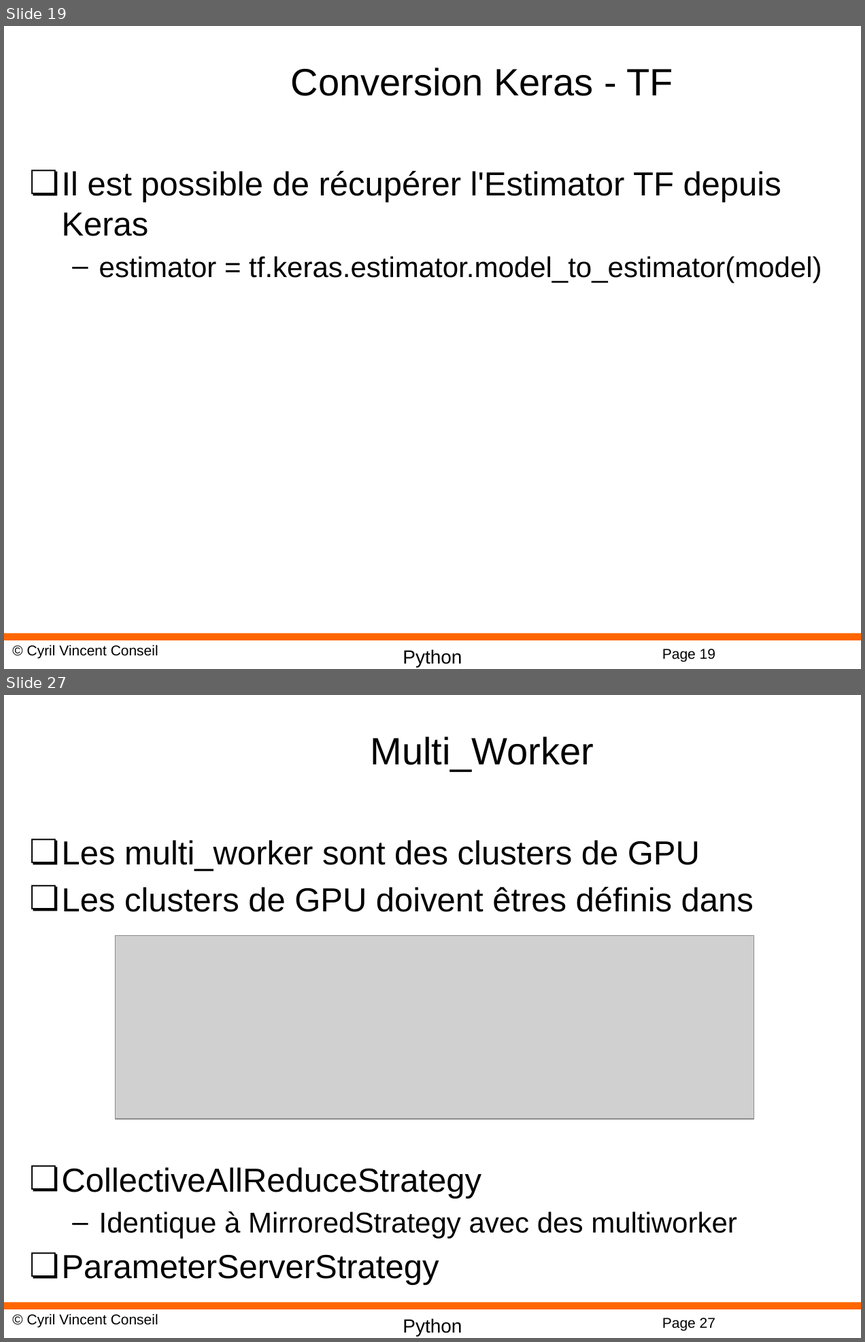
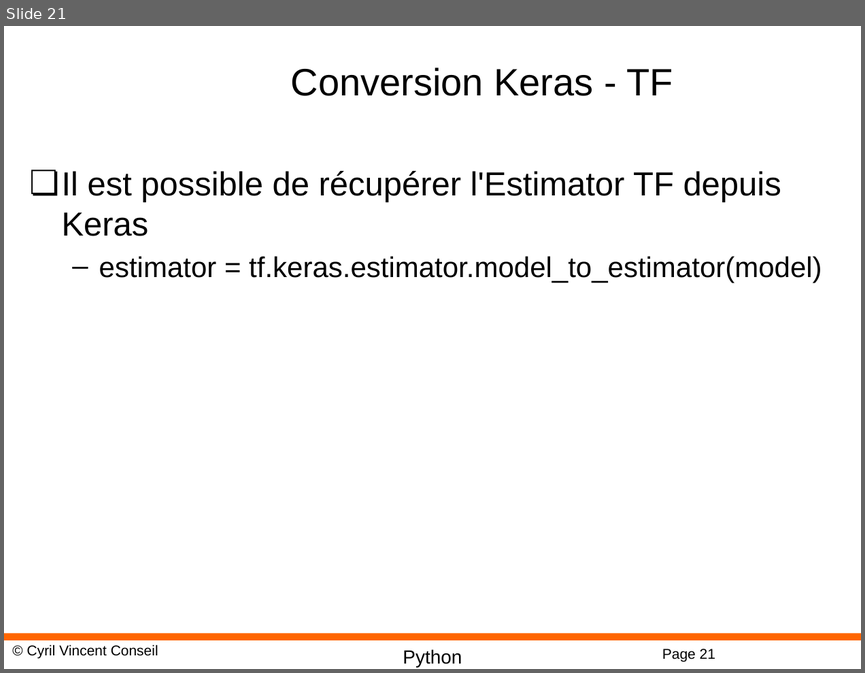
Before and after one commit to cyrilvincent/ML, a slide deck: PPT/DeepLearning25-Keras.pptx. Shown one above the other, each under a label of ours: slides 19 and 27 before the commit, slide 21 after it; the slides between them are not shown. The pictures are 865x1342 and 865x673 pixels, drawn with LibreOffice and Linux fonts; fonts in the diff are those of the drawing; grey boxes stand for pictures; background and template pictures are left out. Boxes give left, top, right and bottom in pixels: in the first picture for what was removed or moved away, otherwise in the second. Text is boxed around its words. In the diff, an @@ line names an element or a change of style, - is before the commit and + after.

```diff
--- a/PPT/DeepLearning25-Keras.pptx
+++ b/PPT/DeepLearning25-Keras.pptx
@@ slide 27 removed at bbox=[4, 695, 861, 1338], background #FFFFFF; not listed: 4 template elements that a slide beside it also shows @@
@@ title removed at bbox=[370, 736, 594, 772] @@
-Multi_Worker
@@ text removed at bbox=[62, 840, 753, 1285] @@
-❏ Les multi_worker sont des clusters de GPU
-❏ Les clusters de GPU doivent êtres définis dans
-❏ CollectiveAllReduceStrategy
-  – Identique à MirroredStrategy avec des multiworker
-❏ ParameterServerStrategy
@@ picture removed at bbox=[116, 936, 753, 1119] @@
@@ what was slide 19 is now slide 21 @@
@@ page number at bbox=[662, 648, 715, 661]: text changed @@
-Page 19
+Page 21
```
Also in this commit, not shown: 2 slides changed, 1 slide added, 5 other slides removed, 22 other files.
